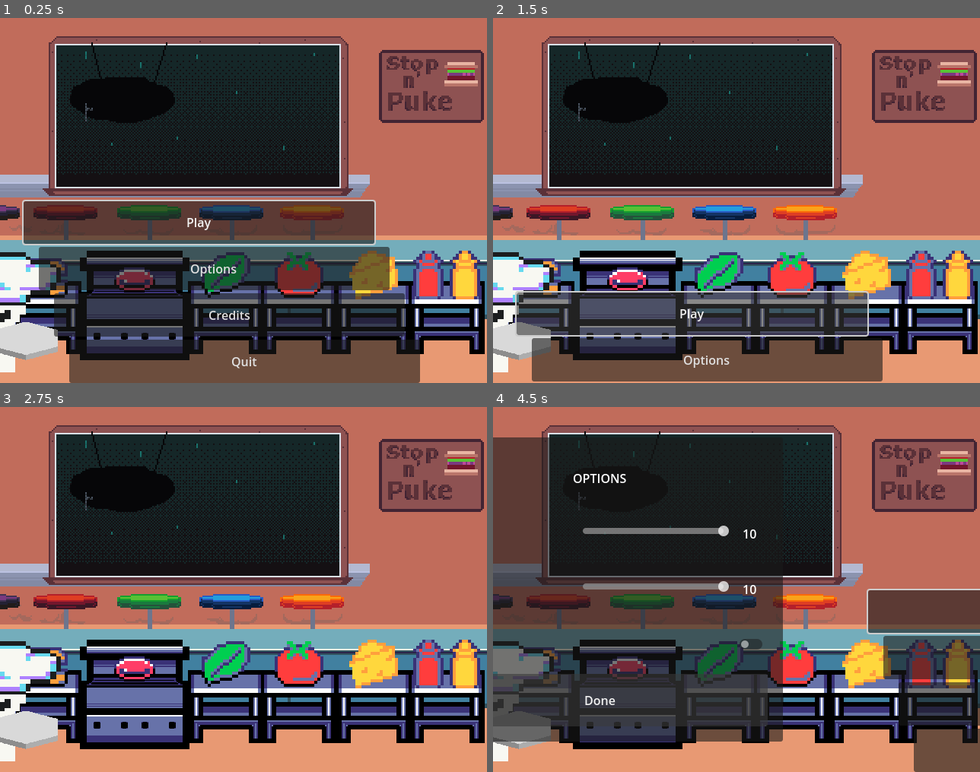
Above: before the commit, frames 1-4 (two rows, left to right).
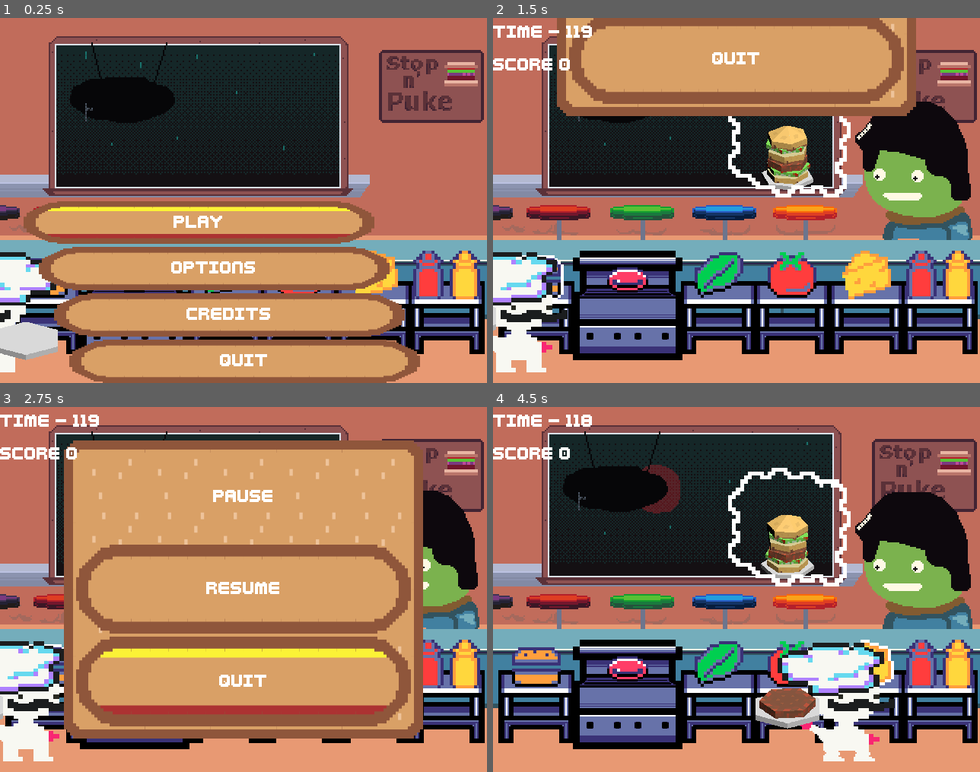
Above: after the commit, the same moments.

Repository: LettucePie/burgert
Game: Godot game, scene res://scenes/play.tscn
Same seed, same stepped clock (60 frames per second), same inputs: the game is played once before the commit and once after it.
Inputs (mouse positions are in pixels of both pictures, inside the frame that each line leads up to):
- Up to frame 1 (0.25 s): no input
- Up to frame 2 (1.5 s): click "Play" at 0.5 s; tap Enter (menu) at 1.25 s; hold Right (right) from 1.28 s (still down); tap Z (confirm) at 1.35 s
- Up to frame 3 (2.75 s): release Right (right) at 2.03 s; hold Down (down) from 2.03 s (still down); tap C (special1) at 2.1 s
- Up to frame 4 (4.5 s): release Down (down) at 2.75 s; click (736, 589) at 2.75 s, where only the run after the commit has a clickable "RESUME"; hold Right (right) 3.53-4.25 s; tap Z (confirm) at 3.6 s; click (697, 699) at 4.25 s, where only the run before the commit has a clickable "Done"

The runs differ from the first frame. In frame 1, 34% of the frame differs, in the area x 4-87%, y 49-100%; in frame 2, 46%; in frame 3, 66%, in the area x 0-99%, y 2-98%; in frame 4, 52%.

Commit message:
yet another attempt to clean the viewport textures

Diff:
--- a/project.godot
+++ b/project.godot
@@ -20,6 +20,10 @@
 window/size/viewport_width=640
 window/size/viewport_height=480
 window/stretch/mode="viewport"
+
+[gui]
+
+theme/custom="res://assets/resources/ui/theme_a.tres"
 
 [input]
 
--- a/scenes/game/chef.tscn
+++ b/scenes/game/chef.tscn
@@ -600,7 +600,7 @@
 radius = 46.5296
 
 [sub_resource type="ViewportTexture" id="ViewportTexture_sys53"]
-viewport_path = NodePath(".")
+viewport_path = NodePath("burger_portal")
 script = ExtResource("3_fq8hn")
 viewport_path_again = NodePath("../burger_portal")
 
--- a/scenes/game/kitchen_a.tscn
+++ b/scenes/game/kitchen_a.tscn
@@ -57,17 +57,17 @@
 [ext_resource type="Texture2D" uid="uid://crpsas8wed3g8" path="res://assets/sprites/game/kitchen/counter.png" id="36_gcjf7"]
 
 [sub_resource type="ViewportTexture" id="ViewportTexture_gp2sq"]
-viewport_path = NodePath(".")
+viewport_path = NodePath("burger_portal")
 script = ExtResource("6_b3mif")
 viewport_path_again = NodePath("../../../burger_portal")
 
 [sub_resource type="ViewportTexture" id="ViewportTexture_2j35s"]
-viewport_path = NodePath(".")
+viewport_path = NodePath("burger_portal")
 script = ExtResource("6_b3mif")
 viewport_path_again = NodePath("../../../burger_portal")
 
 [sub_resource type="ViewportTexture" id="ViewportTexture_m8mrc"]
-viewport_path = NodePath(".")
+viewport_path = NodePath("burger_portal")
 script = ExtResource("6_b3mif")
 viewport_path_again = NodePath("../../../burger_portal")
 
--- a/scenes/play.tscn
+++ b/scenes/play.tscn
@@ -4,15 +4,20 @@
 [ext_resource type="Script" path="res://scenes/play.gd" id="1_j8n80"]
 [ext_resource type="PackedScene" uid="uid://drcc15jq33yol" path="res://scenes/game/game.tscn" id="1_l5scj"]
 
-[node name="Play" type="Node" node_paths=PackedStringArray("game_scene")]
+[node name="Play" type="Node" node_paths=PackedStringArray("game_scene", "main_menu")]
 process_mode = 3
 script = ExtResource("1_j8n80")
 game_scene = NodePath("Game")
+main_menu = NodePath("MainMenu")
 
 [node name="Game" parent="." instance=ExtResource("1_l5scj")]
 
 [node name="MainMenu" parent="." instance=ExtResource("1_8ijes")]
+process_mode = 2
 
 [connection signal="game_finished" from="Game" to="." method="_on_game_game_finished"]
 [connection signal="game_over" from="Game" to="." method="_on_game_game_over"]
 [connection signal="game_paused" from="Game" to="." method="_on_game_game_paused"]
+[connection signal="quit_play" from="MainMenu" to="." method="_on_main_menu_quit_play"]
+[connection signal="resume_play" from="MainMenu" to="." method="_on_main_menu_resume_play"]
+[connection signal="start_play" from="MainMenu" to="." method="_on_main_menu_start_play"]
--- a/scenes/ui/main_menu.tscn
+++ b/scenes/ui/main_menu.tscn
@@ -12,6 +12,8 @@
 anchors_preset = 15
 anchor_right = 1.0
 anchor_bottom = 1.0
+offset_right = -640.0
+offset_bottom = -480.0
 grow_horizontal = 2
 grow_vertical = 2
 script = ExtResource("1_b0wja")
@@ -24,23 +26,33 @@
 
 [node name="Main" parent="." instance=ExtResource("4_6oetw")]
 layout_mode = 1
+anchors_preset = 0
+anchor_right = 0.0
+anchor_bottom = 0.0
+offset_right = 640.0
+offset_bottom = 480.0
+grow_horizontal = 1
+grow_vertical = 1
 
 [node name="Options" parent="." instance=ExtResource("5_5is6g")]
 layout_mode = 1
 offset_left = -641.0
-offset_right = -641.0
+offset_right = -1.0
+offset_bottom = 480.0
 
 [node name="Credits" parent="." instance=ExtResource("6_vr17i")]
 layout_mode = 1
 offset_left = 640.0
-offset_right = 640.0
+offset_right = 1280.0
+offset_bottom = 480.0
 
 [node name="Paused" parent="." instance=ExtResource("7_i4os7")]
 visible = false
 layout_mode = 1
 offset_top = -480.0
-offset_bottom = -480.0
+offset_right = 640.0
 
+[connection signal="animation_finished" from="AnimationPlayer" to="." method="_on_animation_player_animation_finished"]
 [connection signal="pressed" from="Main/Play" to="." method="main_button_event" binds= ["play"]]
 [connection signal="pressed" from="Main/Options" to="." method="main_button_event" binds= ["options"]]
 [connection signal="pressed" from="Main/Credits" to="." method="main_button_event" binds= ["credits"]]
